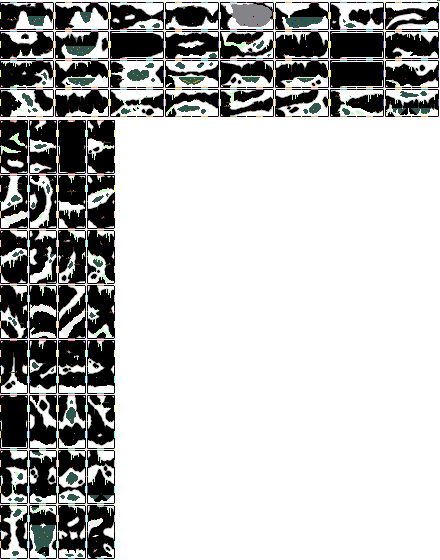
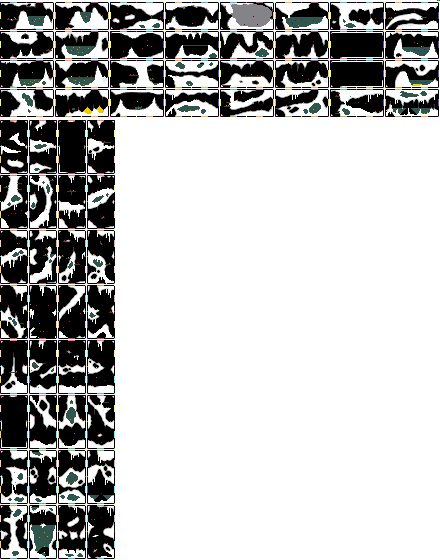
Two versions of the same layered image (440 × 560). Layer-by-layer changes:
painted on "Sunken Cavern" over [2, 32, 438, 527]
